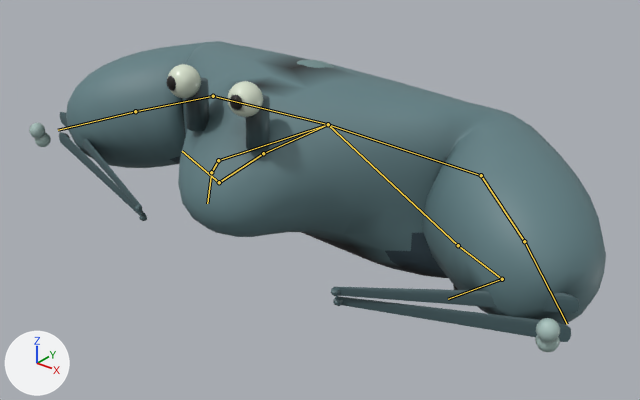
The glTF model public/models/nukarumigani.glb, before and after one commit.
Both versions are drawn from a 50 mm lens placed at (0.705, -0.879, 0.609), pointed at (0.036, -0.042, 0.09). Arrows for +X, +Y and +Z are at lower left; the lights stay in place. The picture after the commit comes second. Both versions are drawn at frame 4 of the action 'die'; the numbers are the values there. The bones that bend it are drawn over the model as lines.

The first picture shows 'nukarumigani'.
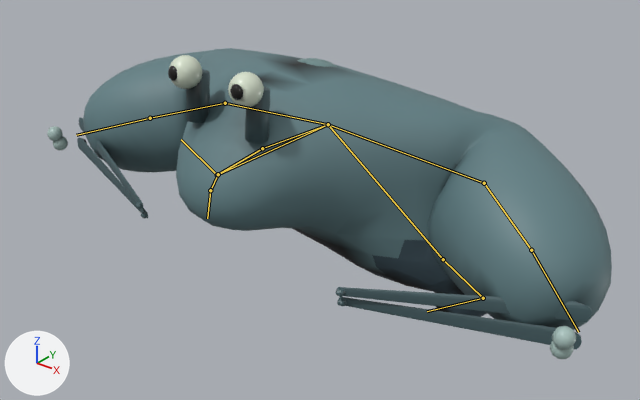
The change in detail:
Bone 'hip-neck' (bone_hip_neck) turns from (-2, 0, 1) to (-5, 0, 1) degrees about its own x, y and z.
Bone 'hip-shoulder.L' (bone_hip_shoulder_l) turns from (-3, 0, 5) to (-7, 0, 10) degrees about its own x, y and z.
Bone 'hip-shoulder.R' (bone_hip_shoulder_r) turns from (-3, 0, -5) to (-7, 0, -10) degrees about its own x, y and z.
Bone 'hip-thigh.L' (bone_hip_thigh_l) turns from (-5, 0, 0) to (-10, 0, 0) degrees about its own x, y and z.
Bone 'hip-thigh.R' (bone_hip_thigh_r) turns from (-5, 0, 0) to (-10, 0, 0) degrees about its own x, y and z.

Boxes (x1, y1, x2, y2) around the edits, measured in the pictures (640 x 400 px):
'nukarumigani', posed: before (29, 41, 606, 352); after (47, 48, 612, 359)
bone 'hip-neck', root to tip: before (328, 124) to (263, 153); after (328, 124) to (262, 148)
bone 'hip-shoulder.L', root to tip: before (328, 124) to (481, 175); after (328, 124) to (484, 183)
bone 'hip-shoulder.R', root to tip: before (328, 124) to (213, 96); after (328, 124) to (225, 103)
bone 'hip-thigh.L', root to tip: before (328, 124) to (458, 245); after (328, 124) to (443, 259)
bone 'hip-thigh.R', root to tip: before (328, 124) to (218, 160); after (328, 124) to (218, 174)
